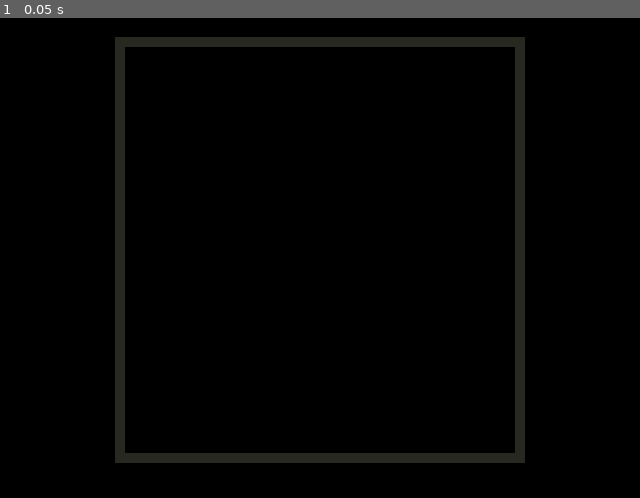
Above: before the commit, frame 1.
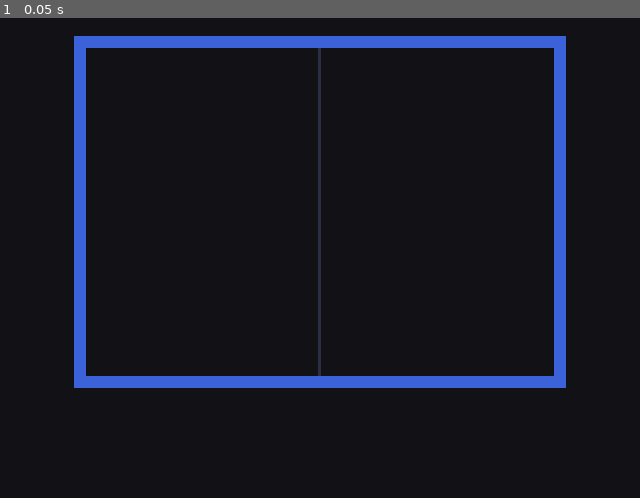
Above: after the commit, the same moment.

Repository: regretfool/Pong
Game: Godot game, scene res://root.tscn
Two runs of this game, one before a commit and one after it. Both use one fixed random seed, a clock stepped at 60 frames per second and the inputs below.
Inputs:
- Up to frame 1 (0.05 s): no input

The runs differ from the first frame. In frame 1, 6.7% of the frame differs, in the area x 11-89%, y 3-78%.

Commit message:
Added walls and divider

Diff:
--- a/root.tscn
+++ b/root.tscn
@@ -7,22 +7,28 @@
 [node name="Background" type="ColorRect" parent="."]
 offset_right = 640.0
 offset_bottom = 480.0
-color = Color(0, 0, 0, 1)
+color = Color(0.0705882, 0.0666667, 0.0862745, 1)
 
 [node name="Wall" parent="." instance=ExtResource("1_pq8q7")]
-position = Vector2(120, 232)
-scale = Vector2(0.762, 5)
+position = Vector2(320, 24)
+rotation = 1.5708
+scale = Vector2(1, 6)
 
 [node name="Wall2" parent="." instance=ExtResource("1_pq8q7")]
-position = Vector2(520, 232)
-scale = Vector2(0.762, 5)
+position = Vector2(320, 364)
+rotation = 1.5708
+scale = Vector2(1, 6)
 
 [node name="Wall3" parent="." instance=ExtResource("1_pq8q7")]
-position = Vector2(320, 24)
-rotation = 1.5708
-scale = Vector2(0.762, 5)
+position = Vector2(80, 194)
+scale = Vector2(1, 4)
 
 [node name="Wall4" parent="." instance=ExtResource("1_pq8q7")]
-position = Vector2(320, 440)
-rotation = 1.5708
-scale = Vector2(0.762, 5)
+position = Vector2(560, 194)
+scale = Vector2(1, 4)
+
+[node name="Line2D" type="Line2D" parent="."]
+points = PackedVector2Array(320, 30, 320, 358)
+width = 3.0
+default_color = Color(0.160784, 0.180392, 0.266667, 1)
+round_precision = 1
--- a/wall.tscn
+++ b/wall.tscn
@@ -13,4 +13,4 @@
 offset_top = -41.0
 offset_right = 6.0
 offset_bottom = 41.0
-color = Color(0.152941, 0.156863, 0.12549, 1)
+color = Color(0.231373, 0.384314, 0.85098, 1)
